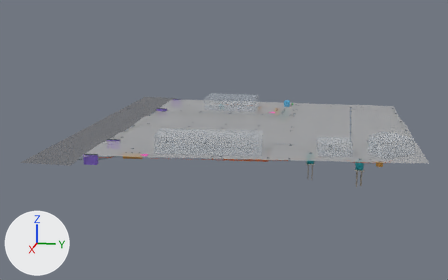
Before and after pictures for a commit that changed the glTF model portal-proposal/public/sites/models/1622.glb.
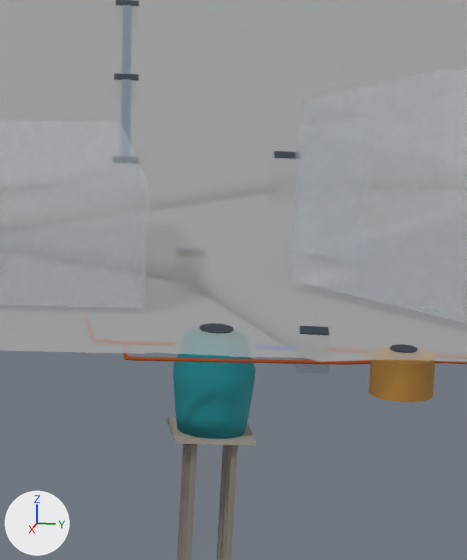
The first picture shows the older version from a camera (50 mm lens) standing at (178.5, 22.8, 40.6) and looking at (3.1, -12.3, -3.2). The close-ups show the older and then the newer version on the part from 75% to 86% of the width and 44% to 66% of the height of that picture. Only the edits that show in the close-ups are written down. The axes (+X, +Y, +Z) are drawn at lower left. The lights are the same throughout. Where no turn or scale is listed for an object, it has been applied to the vertices.

In view in the first close-up: "BO-6000 treatment tank · men's toilets", "Building B grease trap to the men's toilet tank inlet", 'Commercial building B', 'Concrete V-gutter: across the forecourt, east half (flows east)', 'Forecourt, paving and lawn', 'Grease trap DOS HRGT-1000L · building B', 'Piles under the treatment tanks', "Toilets (men's to the north, women's to the south)", 'Treatment tank base slabs' and 8 more.
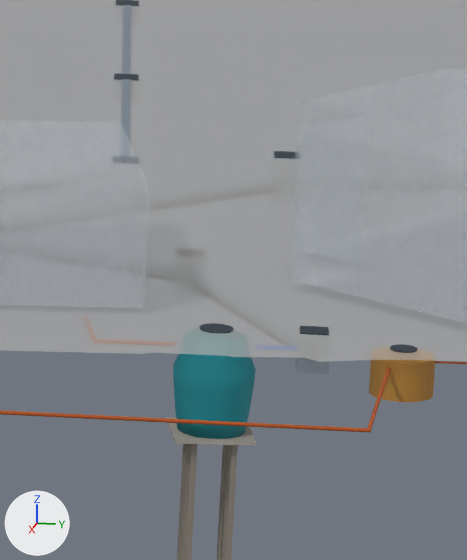
Location of each change, (x1, y1, x2, y2) in pixels of the close-ups (467 x 560 px):
'Building B grease trap to the building A grease trap', added: after (0, 367, 391, 432)
"Building B grease trap to the men's toilet tank inlet", deleted (orange): before (123, 353, 371, 365)

The edits, one by one:
Mesh me_mesh_34_1 is new.
It has 268 vertices, 460 faces and spans x 32.9..39.6, y -23.3..30.8, z 0.3..0.4.
It uses material mat_sewerraw (orange #b4531a).
Object "Building B grease trap to the men's toilet tank inlet" (ob_building_b_grease_trap_to_the_men_s_toilet_tank_inlet) is deleted.
Object 'Building B grease trap to the building A grease trap' (ob_building_b_grease_trap_to_the_building_a_grease_trap) is new; it shows me_mesh_34_1.
Its location is (0.0, 0.0, 0.0).
